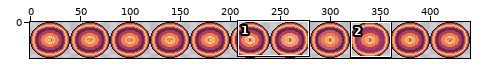
File history of a sprite sheet, Brackieys Jam/Assets/Art/Boss/Boss_core.png. The picture above shows the old version from afar; the outline marks the close-up.
Close-up. As it was:
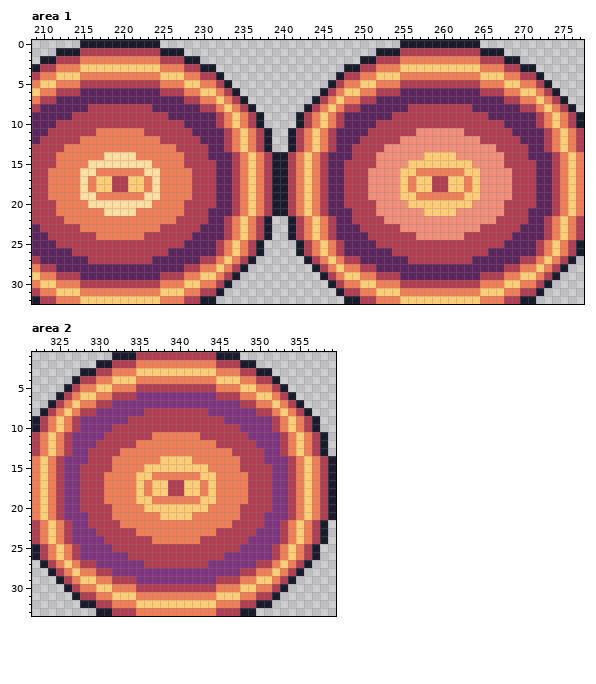
The file is 440x36 pixels. Shown: area 1: x 209..277, y 0..32; area 2: x 322..359, y 1..33. The commit also changed other parts of the picture, which this record leaves out.
The result:
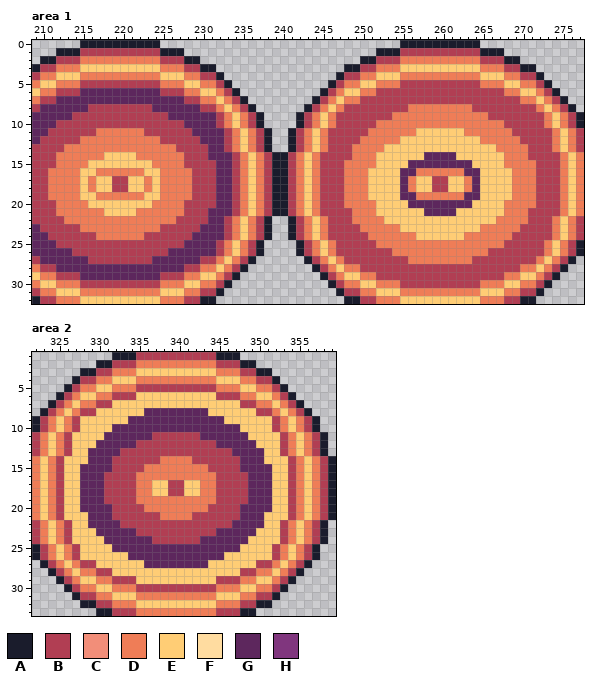
Palette (. is transparent): A #1a1c2c  B #b13e53  C #f28e79  D #ef7d57  E #ffcd75  F #ffdca0  G #5d275d  H #80367e
Edits made:
Changed rows in their new state; - is an unchanged pixel.
Area 1:
first column x 215:
 6 ----------------------------------------BBBBBBBBBB---------
 7 -------------------------------------BBBBBBBBBBBBBBBB------
 8 -----------------------------------BBBBBBDDDDDDDDBBBBBB----
 9 ---------------------------------BBBBBBDDDDDDDDDDDDBBBBBB--
10 ---------------------------------BBBBDDDDDDDDDDDDDDDDBBBB--
11 --------------------------------BBBBDDDDDDEEEEEEDDDDDDBBBB-
12 --------------------------------BBBDDDDDEEEEEEEEEEDDDDDBBB-
13 --------------------------------BBDDDDEEEEEEEEEEEEEEDDDDBB-
14 ---EEEE------------------------BBBDDDEEEEEEGGGGEEEEEEDDDBBB
15 -EEEEEEEE----------------------BBDDDDEEEEGGGGGGGGEEEEDDDDBB
16 EE------EE---------------------BBDDDEEEEGG------GGEEEEDDDBB
17 E--------E---------------------BBDDDEEEEG--------GEEEEDDDBB
18 E--------E---------------------BBDDDEEEEG--------GEEEEDDDBB
19 EE------EE---------------------BBDDDEEEEGG------GGEEEEDDDBB
20 -EEEEEEEE----------------------BBDDDDEEEEGGGGGGGGEEEEDDDDBB
21 ---EEEE------------------------BBBDDDEEEEEEGGGGEEEEEEDDDBBB
22 --------------------------------BBDDDDEEEEEEEEEEEEEEDDDDBB-
23 --------------------------------BBBDDDDDEEEEEEEEEEDDDDDBBB-
24 --------------------------------BBBBDDDDDDEEEEEEDDDDDDBBBB-
25 ---------------------------------BBBBDDDDDDDDDDDDDDDDBBBB--
26 ---------------------------------BBBBBBDDDDDDDDDDDDBBBBBB--
27 -----------------------------------BBBBBBDDDDDDDDBBBBBB----
28 -------------------------------------BBBBBBBBBBBBBBBB------
29 ----------------------------------------BBBBBBBBBB---------
Area 2:
first column x 326:
 6 ---------EEEEEEEEEE---------
 7 ------EEEEEEEEEEEEEEEE------
 8 ----EEEEEEGGGGGGGGEEEEEE----
 9 --EEEEEEGGGGGGGGGGGGEEEEEE--
10 --EEEEGGGGGGGGGGGGGGGGEEEE--
11 -EEEEGGGGGGBBBBBBGGGGGGEEEE-
12 -EEEGGGGGBBBBBBBBBBGGGGGEEE-
13 -EEGGGGBBBBBBBBBBBBBBGGGGEE-
14 EEEGGGBBBBBBDDDDBBBBBBGGGEEE
15 EEGGGGBBBBDDDDDDDDBBBBGGGGEE
16 EEGGGBBBBDD------DDBBBBGGGEE
17 EEGGGBBBBD--------DBBBBGGGEE
18 EEGGGBBBBD--------DBBBBGGGEE
19 EEGGGBBBBDD------DDBBBBGGGEE
20 EEGGGGBBBBDDDDDDDDBBBBGGGGEE
21 EEEGGGBBBBBBDDDDBBBBBBGGGEEE
22 -EEGGGGBBBBBBBBBBBBBBGGGGEE-
23 -EEEGGGGGBBBBBBBBBBGGGGGEEE-
24 -EEEEGGGGGGBBBBBBGGGGGGEEEE-
25 --EEEEGGGGGGGGGGGGGGGGEEEE--
26 --EEEEEEGGGGGGGGGGGGEEEEEE--
27 ----EEEEEEGGGGGGGGEEEEEE----
28 ------EEEEEEEEEEEEEEEE------
29 ---------EEEEEEEEEE---------
Where, in picture pixels (left, top, right, bottom), the same in both close-ups:
changed: (328, 88, 552, 280)
changed: (80, 152, 160, 216)
changed: (64, 392, 288, 584)
